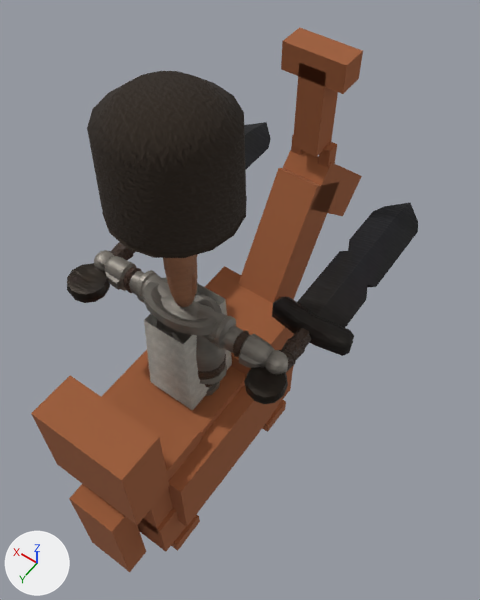
What one commit did to the glTF model csharp/Unciv.Godot/Packs/units/models/unit/Hussar.glb.
Both versions are drawn from a camera (50 mm lens) standing at (-0.81, 0.86, 2.54) and looking at (-0.05, -0.21, 0.86). The lights are fixed; the arrows at lower left show +X, +Y and +Z. The older version comes first. Vertices at exactly the same position are counted once.

Names of what the first picture shows: '1H_Sword', '1H_Sword_Offhand', 'HorseMesh', 'Warrior'.
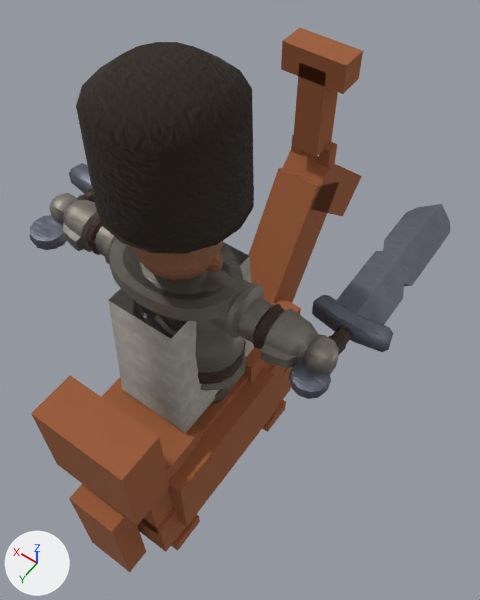
Changed parts and their boxes [x1, y1, x2, y2] in the pictures (480 x 600 px; the box of a moved part takes in the faces that stretch with it):
'Warrior', reshaped, rescaled (44% wider, 15% taller): before [87, 71, 288, 411]; after [49, 42, 339, 433]
'1H_Sword', recoloured, moved, rescaled (7% narrower): before [244, 203, 418, 404]; after [289, 204, 450, 399]
'1H_Sword_Offhand', recoloured, moved, rescaled: before [67, 122, 271, 303]; after [30, 163, 95, 250]
part 1 of me_mesh_skinned, moved or reshaped: before [163, 255, 197, 307]; after [131, 241, 223, 281]
part 2 of me_mesh_skinned, moved or reshaped: before [192, 273, 197, 296]; after [207, 252, 223, 272]
part 3 of me_mesh_skinned, moved or reshaped (not visible afterwards): before [204, 335, 226, 345]
part 4 of me_mesh_skinned, moved or reshaped: before [144, 283, 232, 411]; after [108, 242, 254, 433]
part 5 of me_mesh_skinned, moved or reshaped: before [94, 250, 288, 384]; after [49, 193, 339, 391]
part 6 of me_mesh_skinned, moved or reshaped: before [102, 196, 247, 258]; after [95, 185, 254, 254]
part 7 of me_mesh_skinned, moved or reshaped: before [87, 71, 246, 253]; after [76, 42, 254, 246]
part 8 of me_mesh_1h_sword_offhand, recoloured: before [84, 122, 271, 303]; after [45, 163, 92, 250]
part 9 of me_mesh_1h_sword_offhand, recoloured: before [67, 264, 107, 303]; after [30, 187, 91, 250]
part 10 of me_mesh_1h_sword, recoloured: before [244, 203, 418, 386]; after [289, 204, 450, 381]
part 11 of me_mesh_1h_sword, recoloured: before [244, 326, 316, 404]; after [289, 323, 356, 399]

The edits, one by one:
me_mesh_skinned is used by ob_warrior; location (0.0, 0.0, 0.57); scale (0.379, 0.379, 0.379).
me_mesh_skinned had 2491 vertices, 4640 faces and spanned x -0.92..0.92, y -0.47..0.46, z 0.0..3.03.
me_mesh_skinned now has 2491 vertices, 4640 faces and spans x -0.95..0.95, y -0.39..0.38, z 0.0..2.37.
me_mesh_skinned part 1: the loose piece of 261 vertices spanning x -0.12..0.11, y -0.13..0.13, z 1.22..2.31 is scaled about its middle by (2.13, 1.92, 0.5), then moved by (0.0, 0.0, -0.24).
me_mesh_skinned part 2: the loose piece of 34 vertices spanning x -0.13..-0.09, y -0.01..0.02, z 1.36..1.66 is scaled about its middle by (2.13, 1.92, 0.5), then moved by (-0.12, 0.0, -0.11).
me_mesh_skinned part 3: the loose piece of 32 vertices spanning x -0.47..-0.19, y -0.11..0.13, z 1.07..1.19 is moved by (-0.03, 0.01, 0.0).
me_mesh_skinned part 4: the loose piece of 20 vertices spanning x -0.23..0.23, y -0.28..0.29, z 0.21..1.13 is scaled about the mesh origin by (1.1, 1.3, 1).
me_mesh_skinned part 5: 1092 of 2491 vertices moved; they spanned x -0.92..0.92, y -0.23..0.24, z 0.19..1.29 and now span x -0.95..0.95, y -0.3..0.32, z 0.19..1.31; mean shift (0.0, 0.0, 0.01); largest move (0.0, 0.24, 1.29) -> (0.0, 0.32, 1.31).
me_mesh_skinned part 6: 49 of the vertices in x -0.46..0.46, y -0.47..0.46, z 2.22..2.27 are scaled about their middle by (0.81, 0.81, 0.815), then moved by (0.0, -0.01, -0.58).
me_mesh_skinned part 7: 33 of the vertices in x -0.44..0.44, y -0.45..0.43, z 2.87..3.03 are scaled about their middle by (0.81, 0.81, 0.815), then moved by (0.0, -0.01, -0.58).
Other edits to the shape of me_mesh_skinned do not show in these pictures.
me_mesh_1h_sword_offhand has 160 vertices, 300 faces and spans x -0.25..0.25, y -0.07..0.07, z -0.37..1.41.
me_mesh_1h_sword_offhand is used by ob_1h_sword_offhand; location (0.32, -0.069, 0.968); rotation (-1.571, 0.0, 3.142), in degrees (-90, 0, 180); scale (0.584, 0.584, 0.584).
me_mesh_1h_sword_offhand part 8: 140 faces centred in x -0.25..0.25, y -0.07..0.07, z -0.32..1.33 are repainted in the vertex colours; the middle colour goes from dark grey #322e2a to grey #7c808f.
me_mesh_1h_sword_offhand part 9: 80 faces centred in x -0.11..0.07, y -0.05..0.04, z -0.36..0.13 are repainted in the vertex colours; the middle colour goes from brown #322a22 to grey #767a89.
me_mesh_1h_sword has 160 vertices, 300 faces and spans x -0.25..0.25, y -0.07..0.07, z -0.37..1.41.
me_mesh_1h_sword is used by ob_1h_sword; location (-0.32, -0.077, 0.968); rotation (1.571, 0.0, 0.0), in degrees (90, 0, 0); scale (0.523, 0.523, 0.523).
me_mesh_1h_sword part 10: 140 faces centred in x -0.25..0.25, y -0.07..0.07, z -0.32..1.33 are repainted in the vertex colours; the middle colour goes from dark grey #322e2a to grey #7c808f.
me_mesh_1h_sword part 11: 80 faces centred in x -0.11..0.07, y -0.05..0.04, z -0.36..0.13 are repainted in the vertex colours; the middle colour goes from brown #322a22 to grey #767a89.
Object 'Warrior' (ob_warrior) is rescaled from (0.379, 0.379, 0.379) to (0.51, 0.51, 0.51).
Object '1H_Sword_Offhand' (ob_1h_sword_offhand) moves from (0.32, -0.069, 0.968) to (0.446, -0.056, 1.111).
Object '1H_Sword_Offhand' (ob_1h_sword_offhand) is rescaled from (0.584, 0.584, 0.584) to (0.515, 0.515, 0.515).
Object '1H_Sword' (ob_1h_sword) moves from (-0.32, -0.077, 0.968) to (-0.446, -0.062, 1.111).
Object '1H_Sword' (ob_1h_sword) is rescaled from (0.523, 0.523, 0.523) to (0.462, 0.462, 0.462).
